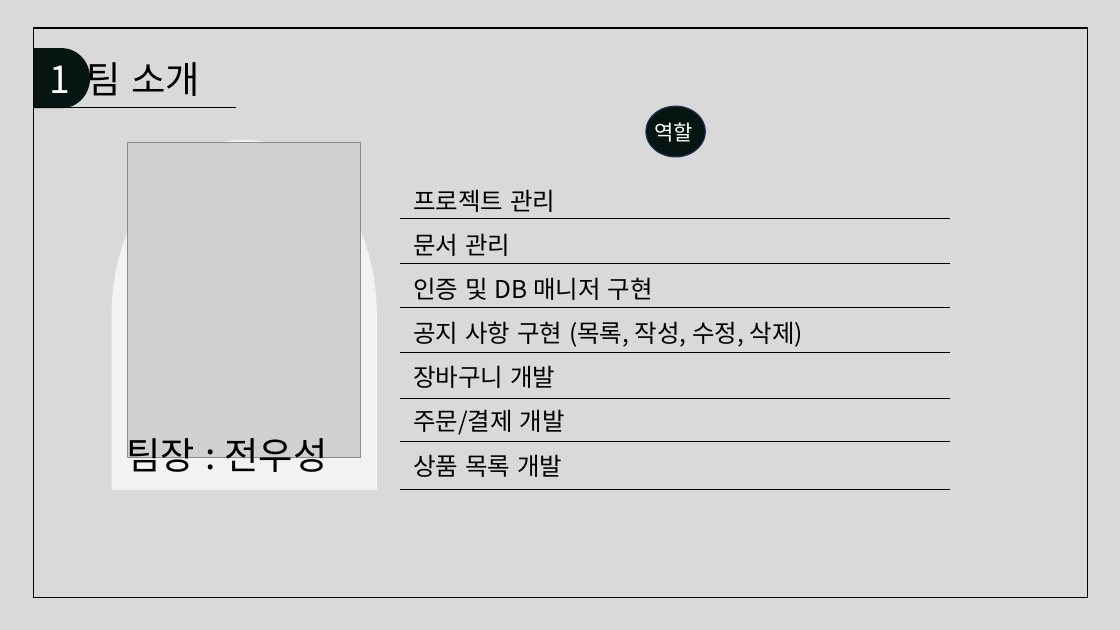
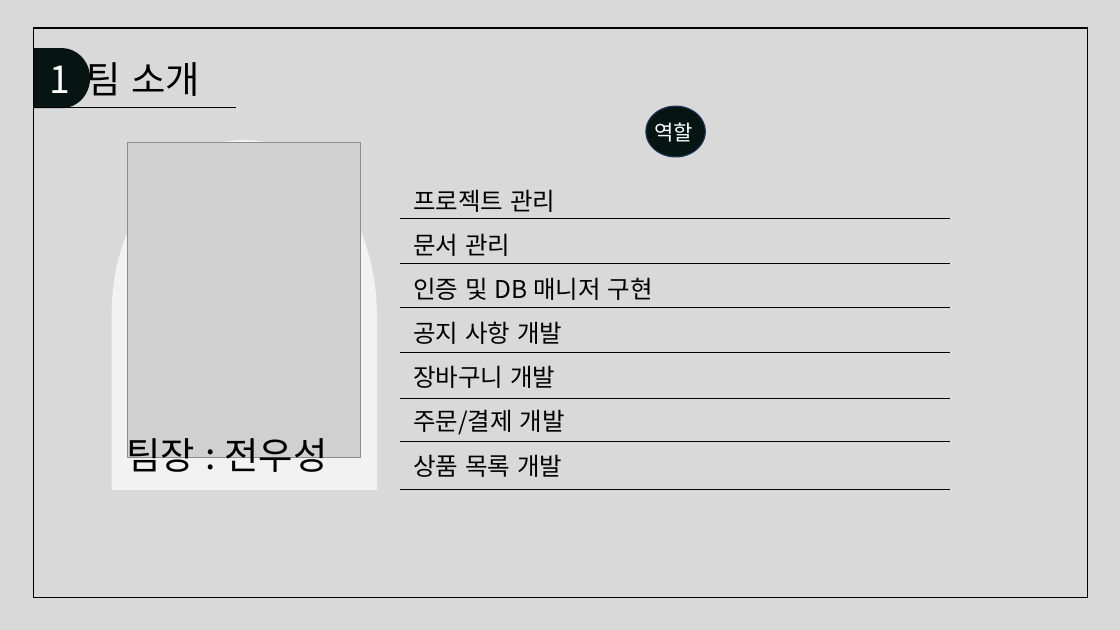
Before and after one commit to juhyeonjong2/KeyBoard, a slide deck: slide 4 of Documents/5. 발표/세상모든키보드.pptx. Drawn at 1120x630 pixels with LibreOffice and Linux fonts; fonts in the diff are those of the drawing; grey boxes stand for pictures. Boxes give left, top, right and bottom in pixels: in the first picture for what was removed or moved away, otherwise in the second. Text is boxed around its words. In the diff, an @@ line names an element or a change of style, - is before the commit and + after.

Commit message:
발표자료 수정
 - 데이터베이스 ERD 추가
 - 구현 탭 추가

```diff
--- a/Documents/5. 발표/세상모든키보드.pptx
+++ b/Documents/5. 발표/세상모든키보드.pptx
@@ text at [413,321,562,344]: text changed @@
-공지 사항 구현 (목록, 작성, 수정, 삭제)
+공지 사항 개발
```
Also in this commit, not shown: 5 other slides changed, 2 slides added.
